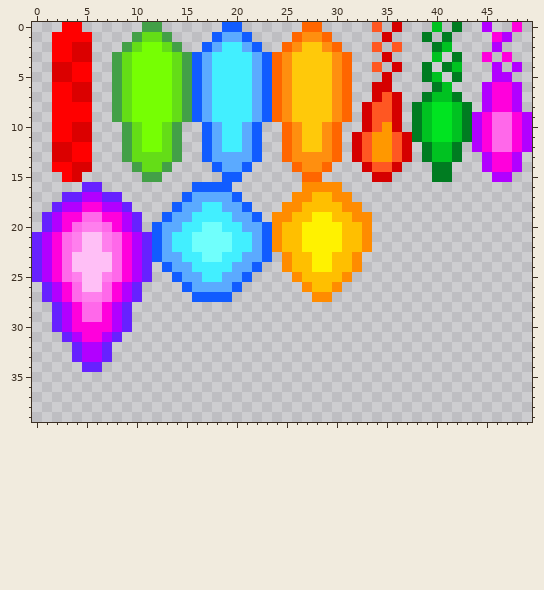
Edited in one commit: pixel-art sprite (res/tex/bullets.png). Above, as it was before the edit.
The file is 50x40 pixels.
New version:
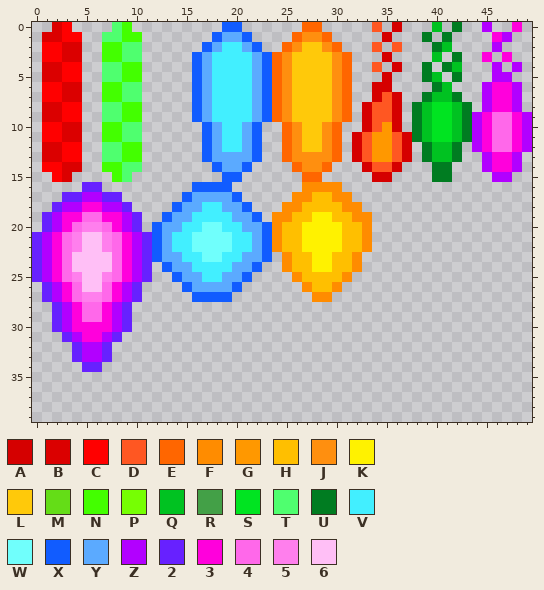
Palette (. is transparent): A #d50000  B #db0000  C #ff0000  D #ff5722  E #ff6600  F #ff8c00  G #ff9800  H #ffbf00  J #ff8f0f  K #fff200  L #ffc90a  M #64dd17  N #43ff00  P #76ff03  Q #00c221  R #43a047  S #00e421  T #4fff6f  U #007c21  V #42efff  W #70fffc  X #115cff  Y #5baaff  Z #b200ff  2 #6721ff  3 #ff00dc  4 #ff68ea  5 #ff7fed  6 #ffbff6
Change:
{"y":0,"x":2,"old":".","new":"B"}
{"y":0,"x":4,"old":"C","new":"."}
{"y":0,"x":8,"old":"..","new":"TN"}
{"y":0,"x":11,"old":"RR","new":".."}
{"y":1,"x":1,"old":".C","new":"BB"}
{"y":1,"x":5,"old":"C","new":"."}
{"y":1,"x":7,"old":"...RMMR","new":"TTNN..."}
{"y":2,"x":1,"old":".","new":"C"}
{"y":2,"x":3,"old":"C","new":"B"}
{"y":2,"x":5,"old":"B","new":"."}
{"y":2,"x":7,"old":"..RMPPMR","new":"NNTT...."}
{"y":3,"x":1,"old":".","new":"C"}
{"y":3,"x":3,"old":"C","new":"B"}
{"y":3,"x":5,"old":"B","new":"."}
{"y":3,"x":7,"old":".RMPPPPMR","new":"NNTT....."}
{"y":4,"x":1,"old":".","new":"B"}
{"y":4,"x":3,"old":"B","new":"C"}
{"y":4,"x":5,"old":"C","new":"."}
{"y":4,"x":7,"old":".RMPPPPMR","new":"TTNN....."}
{"y":5,"x":1,"old":".","new":"B"}
{"y":5,"x":3,"old":"B","new":"C"}
{"y":5,"x":5,"old":"C","new":"."}
{"y":5,"x":7,"old":".RMPPPPMR","new":"TTNN....."}
{"y":6,"x":1,"old":".","new":"C"}
{"y":6,"x":3,"old":"C","new":"B"}
{"y":6,"x":5,"old":"B","new":"."}
{"y":6,"x":7,"old":".RMPPPPMR","new":"NNTT....."}
{"y":7,"x":1,"old":".","new":"C"}
{"y":7,"x":3,"old":"C","new":"B"}
{"y":7,"x":5,"old":"B","new":"."}
{"y":7,"x":7,"old":".RMPPPPMR","new":"NNTT....."}
{"y":8,"x":1,"old":".C","new":"BB"}
{"y":8,"x":5,"old":"C","new":"."}
{"y":8,"x":7,"old":".RMPPPPMR","new":"TTNN....."}
{"y":9,"x":1,"old":".C","new":"BB"}
{"y":9,"x":5,"old":"C","new":"."}
{"y":9,"x":7,"old":".RMPPPPMR","new":"TTNN....."}
{"y":10,"x":1,"old":".","new":"C"}
{"y":10,"x":3,"old":"C","new":"B"}
{"y":10,"x":5,"old":"B","new":"."}
{"y":10,"x":7,"old":"..RMPPMR","new":"NNTT...."}
{"y":11,"x":1,"old":".","new":"C"}
{"y":11,"x":3,"old":"C","new":"B"}
{"y":11,"x":5,"old":"B","new":"."}
{"y":11,"x":7,"old":"..RMPPMR","new":"NNTT...."}
{"y":12,"x":1,"old":".","new":"B"}
{"y":12,"x":3,"old":"B","new":"C"}
{"y":12,"x":5,"old":"C","new":"."}
{"y":12,"x":7,"old":"..RMPPMR","new":"TTNN...."}
{"y":13,"x":1,"old":".","new":"B"}
{"y":13,"x":3,"old":"B","new":"C"}
{"y":13,"x":5,"old":"C","new":"."}
{"y":13,"x":7,"old":"..RMMMMR","new":"TTNN...."}
{"y":14,"x":1,"old":".","new":"C"}
{"y":14,"x":3,"old":"C","new":"B"}
{"y":14,"x":5,"old":"B","new":"."}
{"y":14,"x":7,"old":"...RMMR","new":"NNTT..."}
{"y":15,"x":2,"old":".CB","new":"CB."}
{"y":15,"x":8,"old":"..","new":"NT"}
{"y":15,"x":11,"old":"RR","new":".."}
